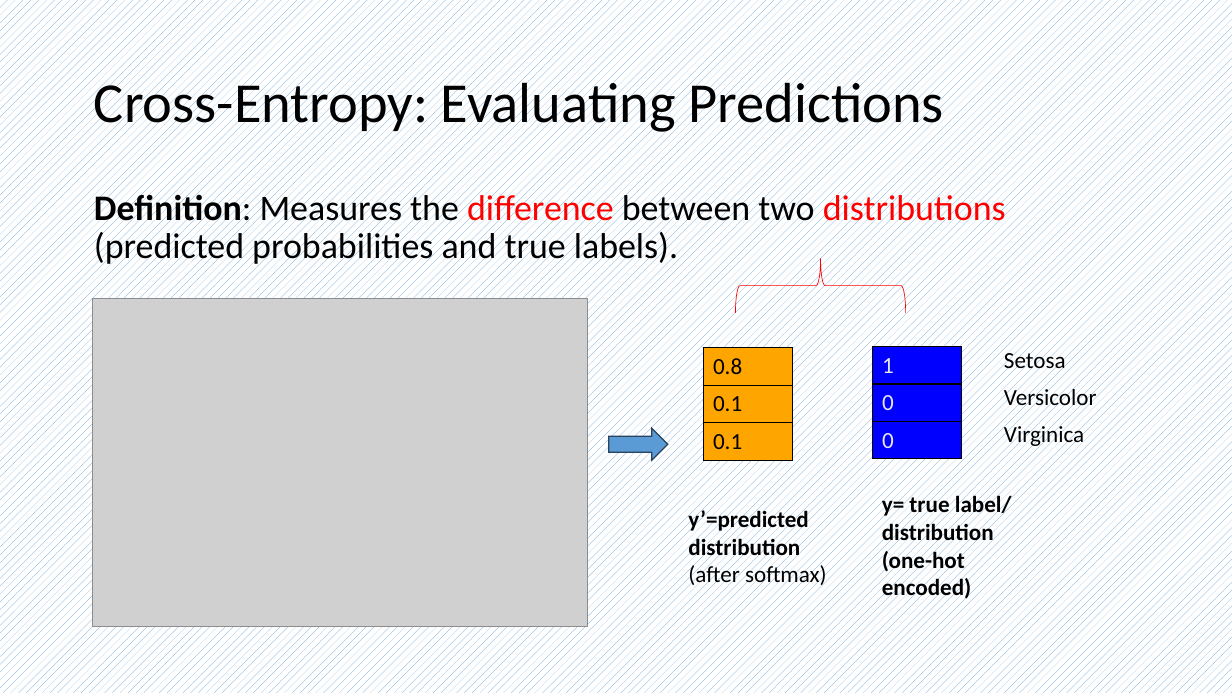
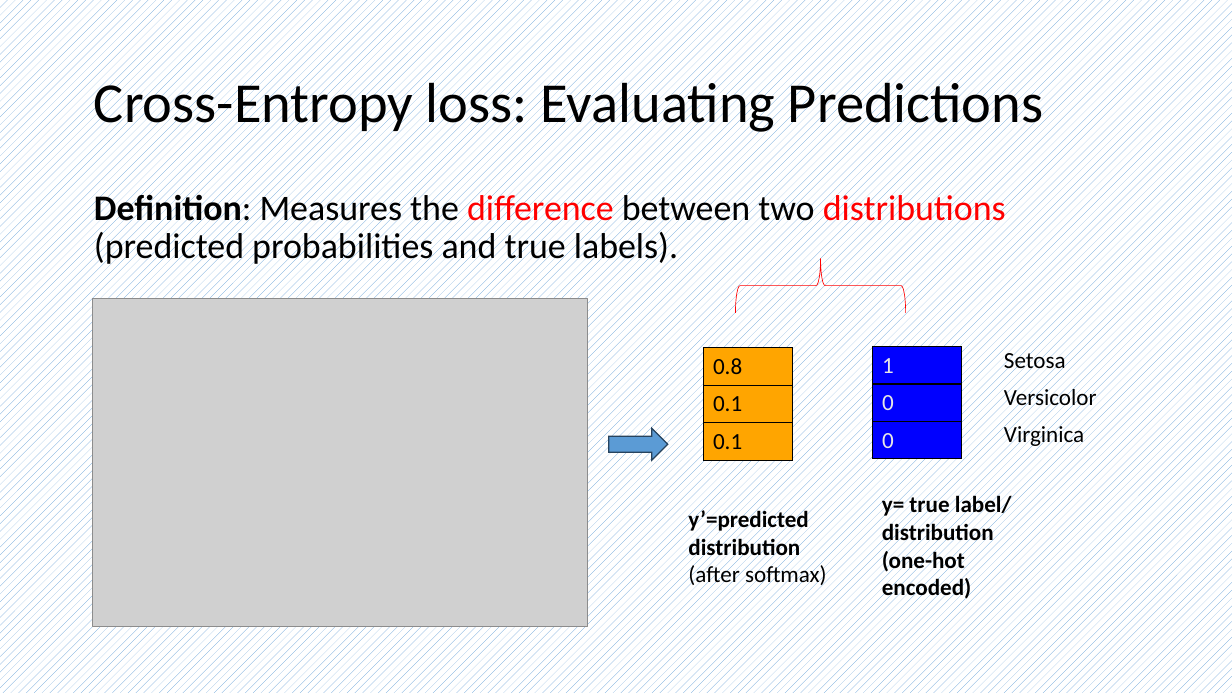
Before and after one commit to frankwxu/AI4DigitalForensics, a slide deck: slide 21 of lectures/08_multiclass_classification_n_to_n_2hidden/0_ML_concepts_multiclass.pptx (slide 14 before the commit). Drawn at 1232x693 pixels with LibreOffice and Linux fonts; fonts in the diff are those of the drawing; grey boxes stand for pictures; background and template pictures are left out. Boxes give left, top, right and bottom in pixels: in the first picture for what was removed or moved away, otherwise in the second. Text is boxed around its words. In the diff, an @@ line names an element or a change of style, - is before the commit and + after.

```diff
--- a/lectures/08_multiclass_classification_n_to_n_2hidden/0_ML_concepts_multiclass.pptx
+++ b/lectures/08_multiclass_classification_n_to_n_2hidden/0_ML_concepts_multiclass.pptx
@@ title at <box>94,74,1043,135</box>: text changed @@
-Cross-Entropy: Evaluating Predictions
+Cross-Entropy loss: Evaluating Predictions
```
Also in this commit, not shown: 2 other slides changed, 7 slides added, 6 other files.
